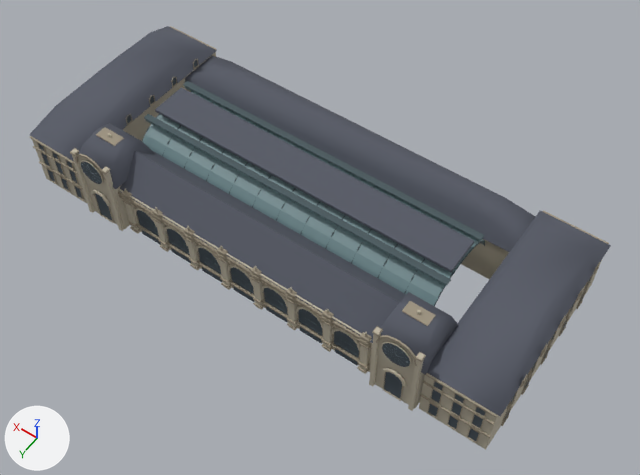
The glTF model public/models/buildings/paris-musee-orsay-far.glb: old version first, new version second.
One viewpoint serves both versions: a 50 mm lens placed at (-137.0, 182.0, 286.0), pointed at (-12.0, 7.0, 10.0). The lights are fixed; the arrows at lower left show +X, +Y and +Z. The picture after the commit comes second. Where no turn or scale is listed for an object, it has been applied to the vertices. Vertices at exactly the same position are counted once.

Objects in the first picture: 'paris-musee-orsay-glass', 'paris-musee-orsay-iron', 'paris-musee-orsay-roof', 'paris-musee-orsay-shadow', 'paris-musee-orsay-stone', 'paris-musee-orsay-stoneDark' and 1 more.
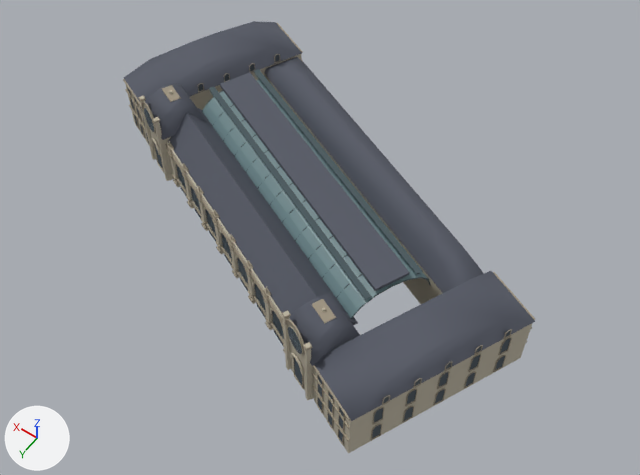
ob_paris_musee_orsay is not drawn itself; it is the parent of ob_paris_musee_orsay_iron.

Where the newer file only moved an object's origin or applied its transform, the numbers keep the older frame.

Location of each change, [x1, y1, x2, y2] in pixels of the pictures (640 x 475 px):
'paris-musee-orsay-roof', mesh turned: before [29, 26, 611, 416]; after [124, 21, 535, 421]
'paris-musee-orsay-stone', reshaped (29% narrower): before [32, 52, 602, 450]; after [126, 54, 533, 453]
'paris-musee-orsay-glass', reshaped (34% narrower, 11% taller): before [142, 86, 484, 306]; after [203, 74, 429, 318]
'paris-musee-orsay-stoneDark', reshaped (29% narrower): before [30, 26, 609, 443]; after [123, 23, 535, 445]
'paris-musee-orsay-iron', turned: before [136, 81, 485, 356]; after [176, 69, 431, 337]
'paris-musee-orsay-shadow', reshaped (32% narrower): before [38, 59, 599, 441]; after [128, 55, 511, 442]

Patch to the scene script:
```diff
--- a/public/models/buildings/paris-musee-orsay-far.glb.py
+++ b/public/models/buildings/paris-musee-orsay-far.glb.py
@@ me_mesh_0 @@
 # used by ob_paris_musee_orsay_stone; location = (0.0, 0.0, 0.0)
-me_mesh_0.from_pydata(...)  # 2026 vertices, 3374 faces; spans x -108.0..108.0, y -42.0..45.0, z 0.0..40.0
+me_mesh_0.from_pydata(...)  # 2026 vertices, 3374 faces; spans x -100.0..100.0, y -73.0..71.0, z 0.0..40.0
+# me_mesh_0 part 1: the whole mesh is multiplied about the mesh origin by the matrix ((0.791, 0.358, 0.0), (-0.354, 0.801, 0.0), (0.0, 0.0, 1.0))
 me_mesh_0.materials.append(mat_stone)
@@ me_mesh_1 @@
 # used by ob_paris_musee_orsay_roof; location = (0.0, 0.0, 0.0)
-me_mesh_1.from_pydata(...)  # 74 vertices, 110 faces; spans x -108.0..108.0, y -42.0..44.0, z 22.0..39.0
+me_mesh_1.from_pydata(...)  # 74 vertices, 110 faces; spans x -101.0..101.0, y -73.0..72.0, z 22.0..39.0
+# me_mesh_1 part 2: the whole mesh is turned -24.1 degrees about the z axis through its middle and scaled by 0.868, then moved by (0.0, -1.0, 0.0)
 me_mesh_1.materials.append(mat_roof)
@@ me_mesh_2 @@
 # used by ob_paris_musee_orsay_glass; location = (0.0, 0.0, 0.0)
-me_mesh_2.from_pydata(...)  # 46 vertices, 52 faces; spans x -70.0..70.0, y -20.0..20.0, z 20.0..33.8
+me_mesh_2.from_pydata(...)  # 46 vertices, 52 faces; spans x -61.8..61.6, y -41.3..39.5, z 20.0..33.8
+# me_mesh_2 part 3: the whole mesh is multiplied about its middle by the matrix ((0.791, 0.358, 0.0), (-0.354, 0.801, 0.0), (0.0, 0.0, 1.0)), then moved by (-0.1, -0.9, 0.0)
 me_mesh_2.materials.append(mat_glass)
@@ me_mesh_4 @@
 # used by ob_paris_musee_orsay_shadow; location = (0.0, 0.0, 0.0)
-me_mesh_4.from_pydata(...)  # 1099 vertices, 1225 faces; spans x -109.0..108.0, y -43.0..45.0, z 0.0..35.0
+me_mesh_4.from_pydata(...)  # 1099 vertices, 1225 faces; spans x -97.0..97.0, y -72.0..70.0, z 0.0..35.0
+# me_mesh_4 part 4: the whole mesh is multiplied about the mesh origin by the matrix ((0.791, 0.358, 0.0), (-0.354, 0.801, 0.0), (0.0, 0.0, 1.0))
 me_mesh_4.materials.append(mat_shadow)
@@ me_mesh_5 @@
 # used by ob_paris_musee_orsay_stonedark; location = (0.0, 0.0, 0.0)
-me_mesh_5.from_pydata(...)  # 5028 vertices, 8196 faces; spans x -109.0..108.0, y -43.0..45.0, z 1.0..39.0
+me_mesh_5.from_pydata(...)  # 5028 vertices, 8196 faces; spans x -101.0..100.0, y -74.0..72.0, z 1.0..39.0
+# me_mesh_5 part 5: the whole mesh is multiplied about the mesh origin by the matrix ((0.791, 0.358, 0.0), (-0.354, 0.801, 0.0), (0.0, 0.0, 1.0))
 me_mesh_5.materials.append(mat_stonedark)
@@ ob_paris_musee_orsay @@
 ob_paris_musee_orsay.location = (0.0, 0.0, 0.0)
+ob_paris_musee_orsay.rotation_euler = (0.0, 0.0, -0.421)  # degrees (0, 0, -24)
```
